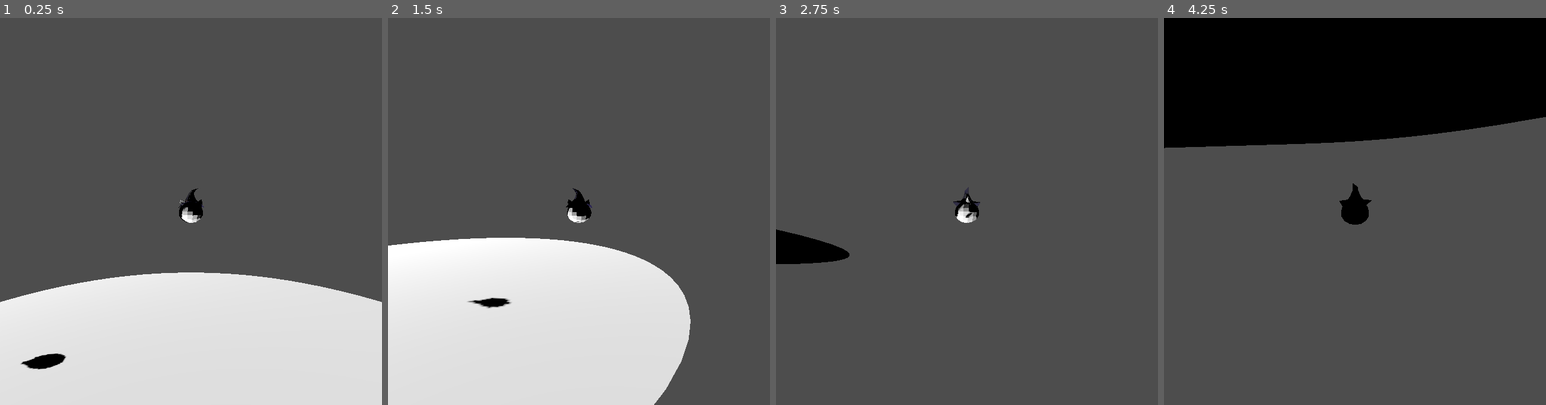
Above: before the commit, frames 1-4 (left to right).
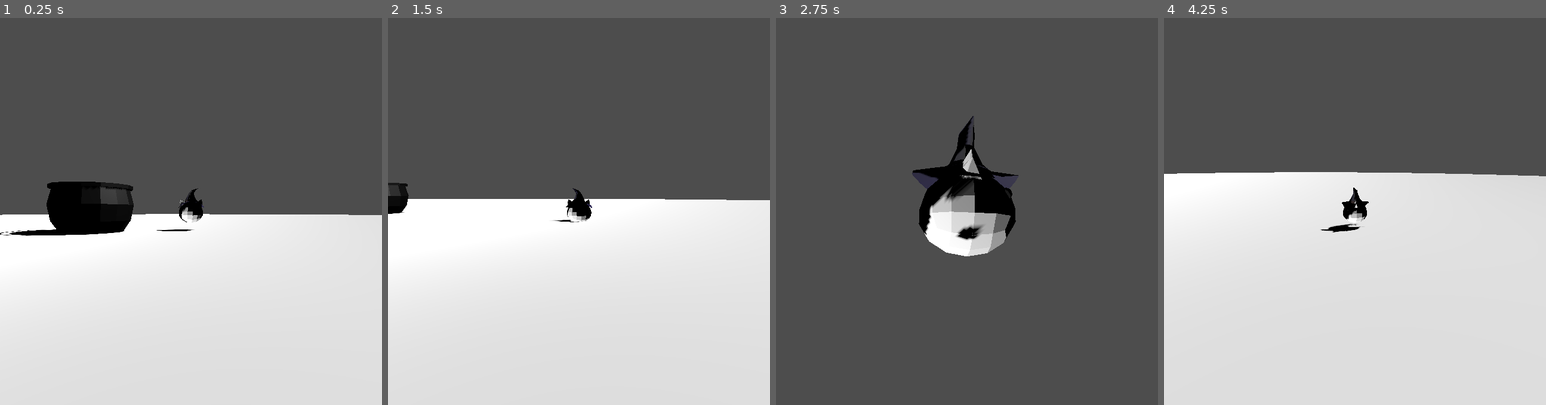
Above: after the commit, the same moments.

Repository: XMNNguyen/Godot-Wild-Jam-92
Game: Godot game, scene res://Scenes/main.tscn
Two runs of this game, one before a commit and one after it. Both use one fixed random seed, a clock stepped at 60 frames per second and the inputs below.
Inputs (mouse positions are in pixels of both pictures, inside the frame that each line leads up to):
- Up to frame 1 (0.25 s): no input
- Up to frame 2 (1.5 s): move the mouse to (663, 192) at 0.52 s; hold D (move_right) 0.53-1.28 s; tap Shift (dash) at 0.6, 1.35 s; tap Space (jump) at 0.77 s; move the mouse to (502, 230) at 1.27 s; hold S (move_down) from 1.28 s (still down)
- Up to frame 3 (2.75 s): tap Space (jump) at 1.52 s; move the mouse to (1005, 126) at 2.02 s; release S (move_down) at 2.03 s; hold D (move_right) from 2.03 s (still down); tap Shift (dash) at 2.1 s
- Up to frame 4 (4.25 s): move the mouse to (1335, 288) at 2.77 s; release D (move_right) at 2.78 s; hold W (move_up) 2.78-3.53 s; tap Shift (dash) at 2.85, 3.6 s; tap Space (jump) at 3.02, 3.77 s; move the mouse to (1469, 269) at 3.52 s; hold A (move_left) from 3.53 s (still down)

The runs differ from the first frame. In frame 1, 19% of the frame differs, in the area x 0-100%, y 42-91%; in frame 2, 22%; in frame 3, 6.2%; in frame 4, 91%, in the area x 0-100%, y 0-100%.

Commit message:
added cauldron object

Diff:
--- /dev/null
+++ b/godot-wild-jam-92/Scenes/cauldron.tscn
@@ -0,0 +1,29 @@
+[gd_scene format=3 uid="uid://cv12mgfyr1wu0"]
+
+[ext_resource type="Script" uid="uid://iy47m3cpolnp" path="res://Scripts/Assets/Cauldron/cauldron.gd" id="1_2rulr"]
+[ext_resource type="PackedScene" uid="uid://dwdivsabredfv" path="res://Art+Sprites/Assets/Cauldron.glb" id="1_2xink"]
+
+[sub_resource type="CylinderShape3D" id="CylinderShape3D_2rulr"]
+height = 0.66052246
+radius = 0.93066406
+
+[sub_resource type="CylinderShape3D" id="CylinderShape3D_r1an6"]
+height = 0.24972534
+radius = 0.8574219
+
+[node name="Cauldron" type="StaticBody3D" unique_id=943779588]
+script = ExtResource("1_2rulr")
+
+[node name="Cauldron" parent="." unique_id=1234669519 instance=ExtResource("1_2xink")]
+
+[node name="CollisionShape3D" type="CollisionShape3D" parent="." unique_id=466541025]
+transform = Transform3D(1, 0, 0, 0, 1, 0, 0, 0, 1, 0, -0.12408447, 0)
+shape = SubResource("CylinderShape3D_2rulr")
+
+[node name="Pot_Insert" type="Area3D" parent="." unique_id=1201150343]
+collision_layer = 4
+collision_mask = 4
+
+[node name="CollisionShape3D" type="CollisionShape3D" parent="Pot_Insert" unique_id=1467875517]
+transform = Transform3D(1, 0, 0, 0, 1, 0, 0, 0, 1, 0, 0.4044543, 0)
+shape = SubResource("CylinderShape3D_r1an6")
--- a/godot-wild-jam-92/Scenes/main.tscn
+++ b/godot-wild-jam-92/Scenes/main.tscn
@@ -2,16 +2,20 @@
 
 [ext_resource type="PackedScene" uid="uid://bymv4u4xnm543" path="res://Scenes/level.tscn" id="1_jjgbg"]
 [ext_resource type="PackedScene" uid="uid://tyxyb8u2ab00" path="res://Scenes/player.tscn" id="2_bo1nx"]
+[ext_resource type="PackedScene" uid="uid://cv12mgfyr1wu0" path="res://Scenes/cauldron.tscn" id="3_8gbba"]
 
 [node name="Main" type="Node" unique_id=1932542925]
 
 [node name="Level" parent="." unique_id=1568260822 instance=ExtResource("1_jjgbg")]
-transform = Transform3D(1, 0, 0, 0, 1, 0, 0, 0, 1, 0, 0.063687325, 0)
+transform = Transform3D(5, 0, 0, 0, 5, 0, 0, 0, 5, -0.733078, -0.73427486, 7.201477)
 
 [node name="Player" parent="." unique_id=1612110732 instance=ExtResource("2_bo1nx")]
-transform = Transform3D(1, 0, 0, 0, 1, 0, 0, 0, 1, 0, 11.471741, 0)
+transform = Transform3D(1, 0, 0, 0, 1, 0, 0, 0, 1, 7.441492, 1.2930546, 0)
 collision_layer = 0
 
 [node name="DirectionalLight3D" type="DirectionalLight3D" parent="." unique_id=599809789]
 transform = Transform3D(0.7084507, 0.0087208245, 0.7057064, -0.7057603, 0.008754068, 0.70839655, 0, -0.99992365, 0.012356638, -0.15108109, 20.836702, 0)
 shadow_enabled = true
+
+[node name="Cauldron" parent="." unique_id=943779588 instance=ExtResource("3_8gbba")]
+transform = Transform3D(3, 0, 0, 0, 3, 0, 0, 0, 3, 0.022193909, 1.4951701, 0.18771744)
--- /dev/null
+++ b/godot-wild-jam-92/Scripts/Assets/Cauldron/cauldron.gd
@@ -0,0 +1,12 @@
+class_name Cauldron
+extends StaticBody3D
+
+
+# Called when the node enters the scene tree for the first time.
+func _ready() -> void:
+	pass # Replace with function body.
+
+
+# Called every frame. 'delta' is the elapsed time since the previous frame.
+func _process(delta: float) -> void:
+	pass
Not shown, added: godot-wild-jam-92/Art+Sprites/Enemies/Enemy_cat.glb.import
Binary file added: godot-wild-jam-92/Art+Sprites/Enemies/Enemy_cat_Cat_Color.png
Not shown, added: godot-wild-jam-92/Art+Sprites/Enemies/Enemy_cat_Cat_Color.png.import
Not shown, added: godot-wild-jam-92/Art+Sprites/Enemies/Enemy_cat_angry.glb.import
Binary file added: godot-wild-jam-92/Art+Sprites/Enemies/Enemy_cat_angry_Cat_Color.png
Not shown, added: godot-wild-jam-92/Art+Sprites/Enemies/Enemy_cat_angry_Cat_Color.png.import
Not shown, added: godot-wild-jam-92/Scripts/Assets/Cauldron/cauldron.gd.uid
